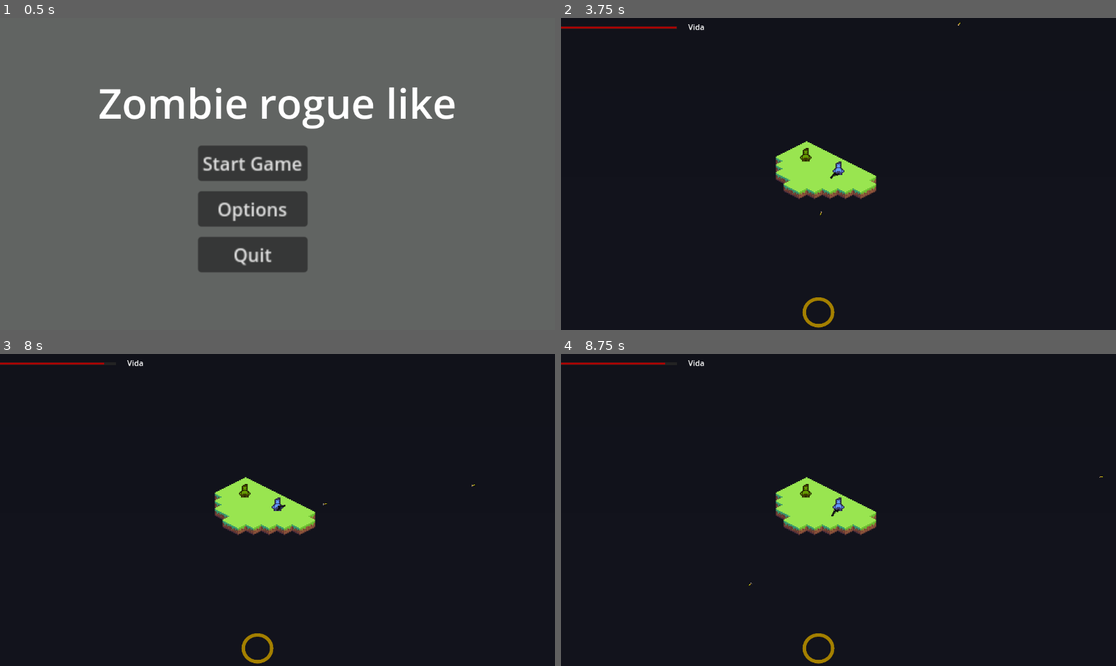
Above: before the commit, frames 1-4 (two rows, left to right).
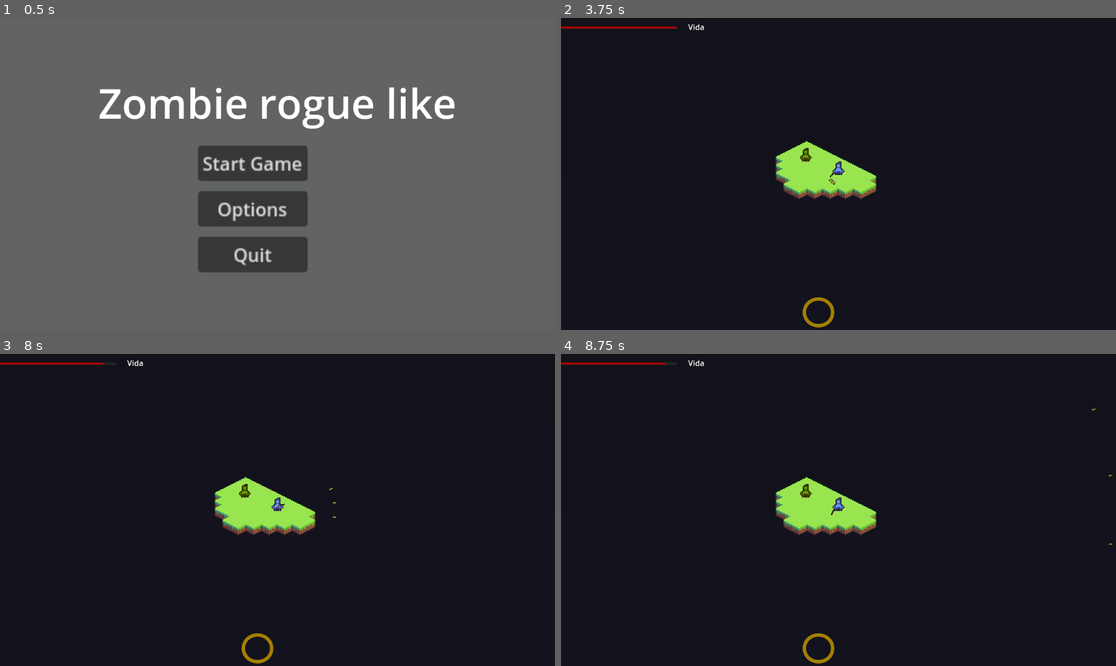
Above: after the commit, the same moments.

Repository: Kennykiller36/project-rogue-zombie
Game: Godot game, scene res://scenes/main_menu_scene/main_menu.tscn
Two runs of this game, one before a commit and one after it. Both use one fixed random seed, a clock stepped at 60 frames per second and the inputs below.
Inputs (mouse positions are in pixels of both pictures, inside the frame that each line leads up to):
- Up to frame 1 (0.5 s): no input
- Up to frame 2 (3.75 s): click "Start Game" at 0.5 s; tap Enter at 1.25, 2.75 s; move the mouse to (960, 158) at 1.27 s; press the mouse at (960, 158) at 1.28 s; release the mouse at (960, 158) at 2 s; tap Space at 2 s; drag from (727, 189) to (838, 167) at 2.02 s; move the mouse to (894, 105) at 2.77 s; hold Z (addHealth) 2.78-3.5 s; click (894, 105) at 3.05 s; drag from (810, 236) to (805, 155) at 3.52 s
- Up to frame 3 (8 s): tap Space at 4.25, 6.5 s; move the mouse to (444, 556) at 4.27 s; hold X (loseHealth) 4.28-5 s; click (444, 556) at 4.55 s; tap Enter at 5 s; drag from (111, 463) to (394, 541) at 5.02 s; move the mouse to (305, 510) at 5.77 s; hold C (addHabilidade) 5.78-6.5 s; click (305, 510) at 6.05 s; drag from (194, 432) to (166, 525) at 6.52 s; move the mouse to (399, 494) at 7.27 s; press the mouse at (399, 494) at 7.28 s
- Up to frame 4 (8.75 s): release the mouse at (960, 494) at 8 s; drag from (727, 525) to (810, 572) at 8.02 s

Frame 1 is identical in both runs. In frame 2, less than 0.1% of the frame differs, in the area x 46-72%, y 1-64%; in frame 3, less than 0.1%; in frame 4, less than 0.1%.

Commit message:
add municao infinita, quantidade de municao e sprite no resources da arma

Diff:
--- a/entidades/arma/arma.gd
+++ b/entidades/arma/arma.gd
@@ -1,31 +1,39 @@
 extends Node2D
 
-@export var tipo_arma: int = 1  # 1 = Pistol, 2 = Shotgun
-@export var infinite_ammo: bool = false
-var weapon_data: WeaponData
-var current_ammo: int
+@export var tipo_arma: int = 1 # 1 = Pistol, 2 = Shotgun
+@export var weapon_data: WeaponData
+@onready var sprite: Sprite2D = $Sprite2D
 var fire_timer: float = 0.0
 
 func _ready() -> void:
-	match tipo_arma:
-		1:
-			weapon_data = preload("res://entidades/arma/pistol.tres")
-		2:
-			weapon_data = preload("res://entidades/arma/shotgun.tres")
-		_:
-			push_error("Invalid tipo_arma value!")
+	if weapon_data == null:
+		match tipo_arma:
+			1:
+				weapon_data = preload("res://entidades/arma/pistol.tres")
+			2:
+				weapon_data = preload("res://entidades/arma/shotgun.tres")
+			_:
+				push_error("Invalid tipo_arma value!")
 
-	if weapon_data:
-		current_ammo = weapon_data.max_ammo
+	# Duplicate so ammo is NOT shared between guns
+	weapon_data = weapon_data.duplicate()
+
+	# Initialize ammo
+	weapon_data.current_ammo = weapon_data.max_ammo
+
+	# Load sprite from resource
+	if weapon_data.gun_texture:
+		sprite.texture = weapon_data.gun_texture
 	else:
-		push_error("WeaponData not assigned!")
+		push_error("Gun texture not set in WeaponData!")
 
 func _process(delta: float) -> void:
 	mirar()
 	fire_timer -= delta
+
 	if Input.is_action_pressed("fire") and fire_timer <= 0:
 		atira()
-		fire_timer = weapon_data.fire_rate if weapon_data else 0.0
+		fire_timer = weapon_data.fire_rate
 
 func mirar() -> void:
 	look_at(get_global_mouse_position())
@@ -37,23 +45,24 @@
 		scale.y = 1
 
 func atira() -> void:
-	if !infinite_ammo and current_ammo <= 0:
+	if !weapon_data.infinite_ammo and weapon_data.current_ammo <= 0:
 		return
 
-	if !weapon_data or !weapon_data.bullet_scene:
-		push_error("WeaponData or bullet_scene not set!")
+	if !weapon_data.bullet_scene:
+		push_error("bullet_scene not set in WeaponData!")
 		return
 
-	var base_rotation = rotation
-	var spread_step = weapon_data.spread / (weapon_data.bullets_per_shot - 1) if weapon_data.bullets_per_shot > 1 else 0
-	var start_angle = base_rotation - (weapon_data.spread / 2)
+	var spread_step := 0.0
+	if weapon_data.bullets_per_shot > 1:
+		spread_step = weapon_data.spread / (weapon_data.bullets_per_shot - 1)
+
+	var start_angle := rotation - (weapon_data.spread / 2)
 
 	for i in range(weapon_data.bullets_per_shot):
-		var bullet_rotation = start_angle + (spread_step * i)
-		var bullet_instance = weapon_data.bullet_scene.instantiate()
-		get_tree().root.add_child(bullet_instance)
-		bullet_instance.global_position = global_position
-		bullet_instance.rotation = bullet_rotation
+		var bullet = weapon_data.bullet_scene.instantiate()
+		get_tree().root.add_child(bullet)
+		bullet.global_position = global_position
+		bullet.rotation = start_angle + (spread_step * i)
 
-	if !infinite_ammo:
-		current_ammo -= weapon_data.bullets_per_shot
+	if !weapon_data.infinite_ammo:
+		weapon_data.current_ammo -= 1
--- a/entidades/arma/arma.tscn
+++ b/entidades/arma/arma.tscn
@@ -1,14 +1,11 @@
-[gd_scene load_steps=3 format=3 uid="uid://cg3eyv0nu1nv3"]
+[gd_scene load_steps=2 format=3 uid="uid://cg3eyv0nu1nv3"]
 
 [ext_resource type="Script" uid="uid://bnj1efuf4kvem" path="res://entidades/arma/arma.gd" id="1_4mars"]
-[ext_resource type="Texture2D" uid="uid://cdydv2u8bxcah" path="res://sprites/armas/gun_sprite.png" id="3_tk12t"]
 
 [node name="Arma" type="Node2D"]
 script = ExtResource("1_4mars")
 tipo_arma = 2
-infinite_ammo = true
 
 [node name="Sprite2D" type="Sprite2D" parent="."]
 position = Vector2(4.0000005, -3.0000005)
 scale = Vector2(0.04191055, 0.04191055)
-texture = ExtResource("3_tk12t")
--- a/entidades/arma/pistol.tres
+++ b/entidades/arma/pistol.tres
@@ -1,11 +1,13 @@
-[gd_resource type="Resource" script_class="WeaponData" load_steps=3 format=3 uid="uid://dv70eq0bnnnp2"]
+[gd_resource type="Resource" script_class="WeaponData" load_steps=4 format=3 uid="uid://dv70eq0bnnnp2"]
 
 [ext_resource type="PackedScene" uid="uid://dk6cmeky32ua4" path="res://entidades/bala/bullet.tscn" id="1_abtvb"]
+[ext_resource type="Texture2D" uid="uid://cdydv2u8bxcah" path="res://sprites/armas/gun_sprite.png" id="2_1jagv"]
 [ext_resource type="Script" uid="uid://f0okiqv4rnoe" path="res://entidades/arma/weapon_data.gd" id="2_2p3ty"]
 
 [resource]
 script = ExtResource("2_2p3ty")
 bullet_scene = ExtResource("1_abtvb")
 max_ammo = 10
+infinite_ammo = true
 fire_rate = 0.5
-bullets_per_shot = 1
+gun_texture = ExtResource("2_1jagv")
--- a/entidades/arma/shotgun.tres
+++ b/entidades/arma/shotgun.tres
@@ -1,12 +1,15 @@
-[gd_resource type="Resource" script_class="WeaponData" load_steps=3 format=3 uid="uid://cfuuqjhrkvtjh"]
+[gd_resource type="Resource" script_class="WeaponData" load_steps=4 format=3 uid="uid://cfuuqjhrkvtjh"]
 
 [ext_resource type="Script" uid="uid://f0okiqv4rnoe" path="res://entidades/arma/weapon_data.gd" id="1_weapon_data"]
 [ext_resource type="PackedScene" uid="uid://dk6cmeky32ua4" path="res://entidades/bala/bullet.tscn" id="2_bullet"]
+[ext_resource type="Texture2D" uid="uid://df8eg2b8q53fj" path="res://sprites/armas/shotgun_sprite.png" id="2_slisx"]
 
 [resource]
 script = ExtResource("1_weapon_data")
 bullet_scene = ExtResource("2_bullet")
-max_ammo = 120
+max_ammo = 3
+infinite_ammo = true
 fire_rate = 1.2
 bullets_per_shot = 3
 spread = 0.5
+gun_texture = ExtResource("2_slisx")
--- a/entidades/arma/weapon_data.gd
+++ b/entidades/arma/weapon_data.gd
@@ -3,6 +3,9 @@
 
 @export var bullet_scene: PackedScene
 @export var max_ammo: int
+@export var current_ammo: int
+@export var infinite_ammo: bool = false
 @export var fire_rate: float
 @export var bullets_per_shot: int
 @export var spread: float
+@export var gun_texture: Texture2D
--- a/entidades/player/player.tscn
+++ b/entidades/player/player.tscn
@@ -52,6 +52,5 @@
 shape = SubResource("RectangleShape2D_f2but")
 
 [node name="arma" parent="." instance=ExtResource("4_hfl1g")]
-tipo_arma = 1
 
 [connection signal="area_entered" from="Area2D" to="." method="_on_area_2d_area_entered"]
Binary file added: sprites/armas/shotgun_sprite.png
Not shown, added: sprites/armas/shotgun_sprite.png.import
